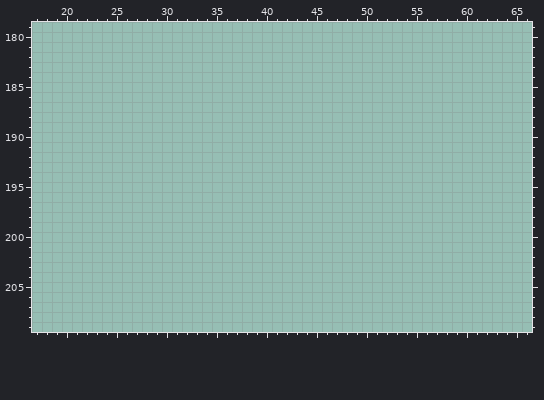
Two versions of one pixel-art file, core/assets/ase/props_shops.ase. The picture above was drawn from the file before the commit.
256x256 pixels, 1 frame. Shown: x 17..66, y 179..209. The commit also changed other parts of the picture, which this record leaves out.
Once edited:
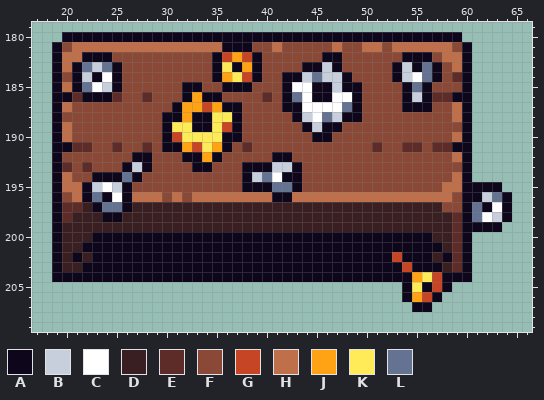
Palette (. is transparent): A #0e071b  B #c7cfdd  C #ffffff  D #391f21  E #5d2c28  F #8a4836  G #c64524  H #bf6f4a  J #ffa214  K #ffeb57  L #657392
Log entry: Add further NPC room props
The edit:
{"where": "layer \"Props\""}
{"y":180,"x":20,"old":"........................................","new":"AAAAAAAAAAAAAAAAAAAAAAAAAAAAAAAAAAAAAAAA"}
{"y":181,"x":19,"old":"..........................................","new":"AFHHHHHHHHHHHHHHHAAAFFHFFFFFHFFHHFHHHHHHFA"}
{"y":182,"x":19,"old":"..........................................","new":"AHHAAAFFFFFFFFFFAGJGAFFFFFFAAFFFFFFAAAFHHA"}
{"y":183,"x":19,"old":"..........................................","new":"AHALBLAFFFFFFFFFAKAJAFFFFAABAFFFFFABALAFHA"}
{"y":184,"x":19,"old":"..........................................","new":"AFABACAFFFFFFFFFAJKGAFFAABLBBAFFFFABCLAFEA"}
{"y":185,"x":19,"old":"..........................................","new":"AHALCBAFFFFFFAAFFAAAFFFACCAABAAFFFFALAFFFA"}
{"y":186,"x":19,"old":"..........................................","new":"AAEAAAEFFEFFFAJAAFFFFEFALCAACCAFFFFABAEEAA"}
{"y":187,"x":19,"old":"..........................................","new":"AHFFFFFFFFFFAJJGJAAFFFFAACCCCLAFFFFAAAFFHA"}
{"y":188,"x":19,"old":"..........................................","new":"AFFFFFFFFFFAAJAAKKAFFFFFABCLBAAFFFFFFFFFHA"}
{"y":189,"x":19,"old":"..........................................","new":"AHFFFFFFFFFAKKAAKGAFFFFFFABAAFFFFFFFFFFFFA"}
{"y":190,"x":19,"old":"..........................................","new":"AHFFFFFFFFFAGKKKKAAFFFFFFFAAFFFFFFFFFFFFHA"}
{"y":191,"x":19,"old":"..........................................","new":"AAEEFFEFFEFAAJGKJAFEFFFFFFFFFFFFEFFEEFEEAA"}
{"y":192,"x":19,"old":"..........................................","new":"AFFFFFFFAAFFFAAJAFFFFFAAFFFFFFFFFFFFFFFFHA"}
{"y":193,"x":19,"old":"..........................................","new":"AEFEFFFABAFFFFAAFFFAAABBAFFFFFFFFFFFFFFFFA"}
{"y":194,"x":19,"old":"..........................................","new":"AHFFAAALAFFFFFFFFFFABLCAAFFFFFFFFFFFFFFFHA"}
{"y":195,"x":19,"old":".............................................","new":"AHHABCBAFFFFFFFFFFFAAALLAFFFFFFFFFFFFFFHHAAAA"}
{"y":196,"x":19,"old":"..............................................","new":"AFHALACAHHHFHFHHHHHHHHAAHHHHHHHHHHHHHHHHFAABLA"}
{"y":197,"x":19,"old":"..............................................","new":"AEEDALLADDDDDDDDDDDDDDDDDDDDDDDDDDDDDDDFFALACA"}
{"y":198,"x":19,"old":"..............................................","new":"AEDDDAADDDDDDDDDDDDDDDDDDDDDDDDDDDDDDDDDEALCBA"}
{"y":199,"x":19,"old":".............................................","new":"ADDDDDDDDDDDDDDDDDDDDDDDDDDDDDDDDDDDDDDDEAAAA"}
{"y":200,"x":19,"old":"..........................................","new":"ADDDAAAAAAAAAAAAAAAAAAAAAAAAAAAAAAAAAADDEA"}
{"y":201,"x":19,"old":"..........................................","new":"ADDAAAAAAAAAAAAAAAAAAAAAAAAAAAAAAAAAAAADEA"}
{"y":202,"x":19,"old":"..........................................","new":"ADADAAAAAAAAAAAAAAAAAAAAAAAAAAAAAAGAAADAEA"}
{"y":203,"x":19,"old":"..........................................","new":"ADDAAAAAAAAAAAAAAAAAAAAAAAAAAAAAAAAGAAADEA"}
{"y":204,"x":19,"old":"..........................................","new":"AAAAAAAAAAAAAAAAAAAAAAAAAAAAAAAAAAAAJKGAAA"}
{"y":205,"x":54,"old":".....","new":"AKAGA"}
{"y":206,"x":54,"old":"....","new":"AJGA"}
{"y":207,"x":55,"old":"..","new":"AA"}
